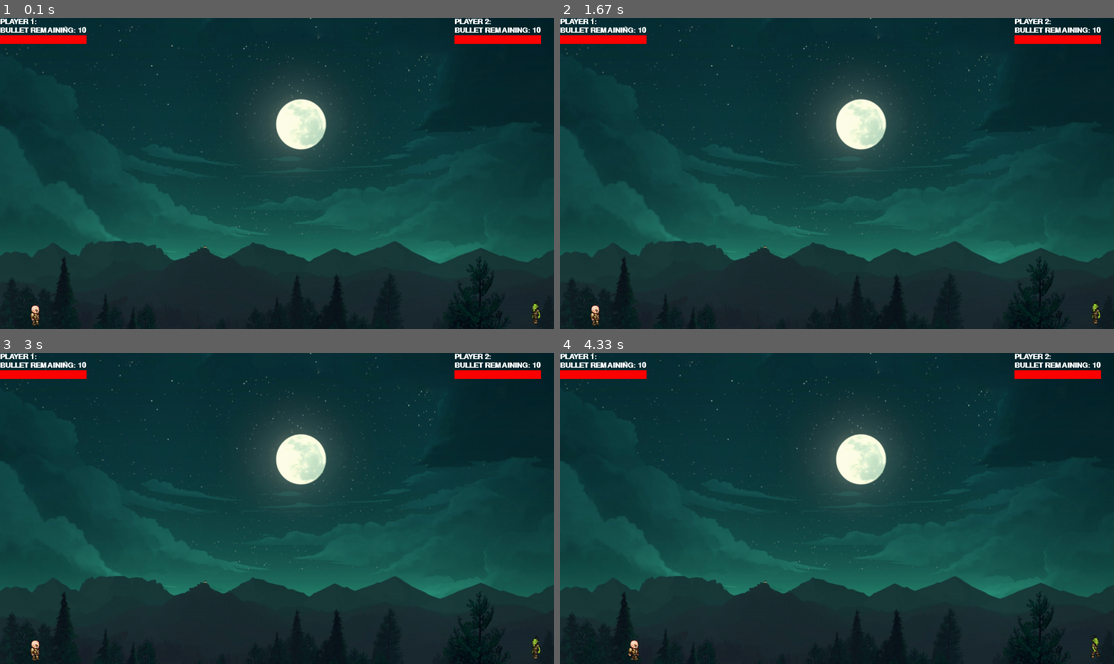
Above: before the commit, frames 1-4 (two rows, left to right).
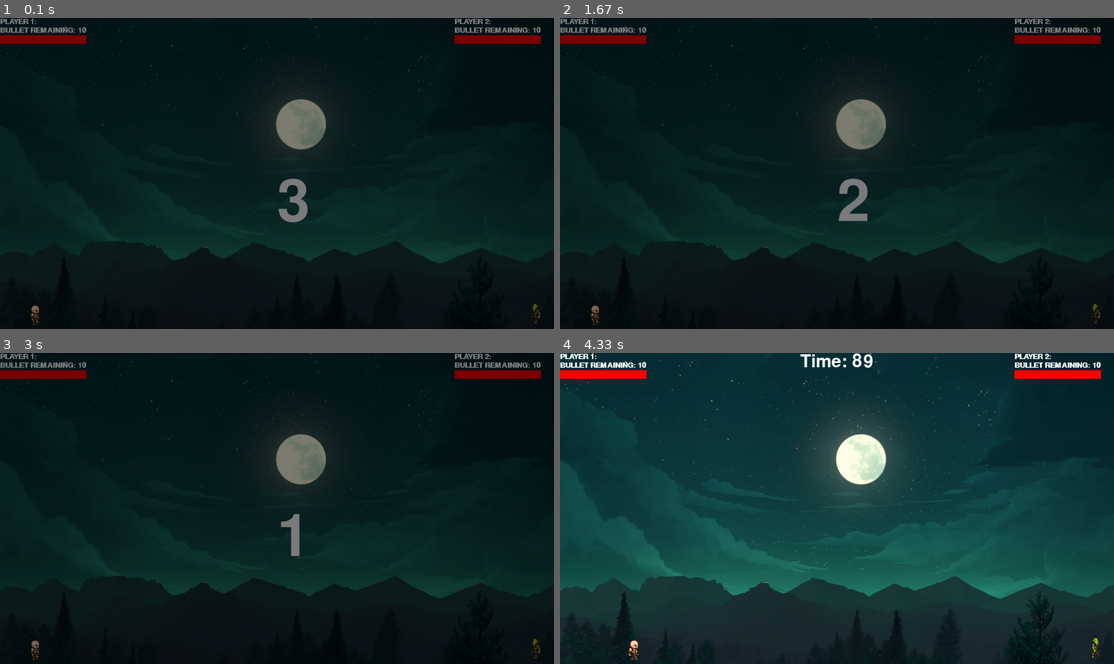
Above: after the commit, the same moments.

Repository: Ace5584/DragonBall-Combat-Game
Game: pygame game, started from Pygame/L1/main.py
Two runs of this game, one before a commit and one after it. Both use one fixed random seed, a clock stepped at 60 frames per second and the inputs below.
Inputs (mouse positions are in pixels of both pictures, inside the frame that each line leads up to):
- Up to frame 1 (0.1 s): no input
- Up to frame 2 (1.67 s): no input
- Up to frame 3 (3 s): no input
- Up to frame 4 (4.33 s): hold Up 3.4-3.87 s; move the mouse to (737, 620) at 3.43 s; hold Right from 3.9 s (still down); hold D from 3.9 s (still down); move the mouse to (764, 458) at 3.93 s

The runs differ from the first frame. In frame 1, 86% of the frame differs, in the area x 0-100%, y 0-100%; in frame 2, 86%; in frame 3, 86%; in frame 4, 0.3%.

Commit message:
Fixed bugs and set timer, timer location bug remains

Diff:
--- a/Pygame/L1/main.py
+++ b/Pygame/L1/main.py
@@ -11,6 +11,7 @@
 window = pygame.display.set_mode((screen_x, screen_y))  # Setting up window as screen
 pygame.display.set_caption("My Game")  # window name
 font = pygame.font.SysFont('comicsans', 45)
+space_font = pygame.font.SysFont('comicsans', 200)
 width = 120
 height = 60
 replay = buttons.button(screen_x / 2 - width / 2 - 80, screen_y / 2 - height / 2, width, height, (0, 255, 0), "Play Again")
@@ -23,6 +24,7 @@
 run = True
 game = True
 loop = True
+start = True
 
 p1 = player.Player(50, 650, 64, 64, False, (0, 0), f'PLAYER 1:')
 p2 = player.Player(1200, 650, 64, 64, True, (1050, 0), "PLAYER 2:")
@@ -32,7 +34,21 @@
 pygame.mixer.music.set_volume(0.5)
 pygame.mixer.music.play(-1)
 
+start_ticks = pygame.time.get_ticks()
+game_start_timer = int((pygame.time.get_ticks() - start_ticks) / 1000)
+original_time = 3
+
 while run:
+    while start:
+        if original_time - game_start_timer != 0:
+            redraw_window.redraw_window(window, p1, p2, screen_x, True, True)
+            game_start_timer = int((pygame.time.get_ticks() - start_ticks) / 1000)
+            start_countdown = space_font.render(str(original_time - int(game_start_timer)), 1, (255, 255, 255))
+            window.blit(start_countdown, (int(screen_x/2), int(screen_y/2)))
+            window.blit(dim_screen, (0, 0))
+            pygame.display.update()
+        else:
+            start = False
 
     while game:
         pygame.time.delay(30)
@@ -52,7 +68,7 @@
         p2.movement(False, p1, window, screen_x, screen_y)
         redraw_window.redraw_window(window, p1, p2, screen_x)
 
-    if p1.health < 0 or p2.health < 0:
+    if p1.die or p2.die:
         while loop:
             redraw_window.redraw_window(window, p1, p2, screen_x, True)
             window.blit(dim_screen, (0, 0))
@@ -60,10 +76,10 @@
             quit_game.draw(window)
             if p1.is_dead():
                 text = font.render('PLAYER ONE WON!', 1, (255, 255, 255))
-                window.blit(text, (screen_x / 2 - text.get_width() / 2, screen_y / 2 - text.get_height() / 2 - 80))
+                window.blit(text, (int(screen_x / 2 - text.get_width() / 2), int(screen_y / 2 - text.get_height() / 2 - 80)))
             elif p2.is_dead():
                 text = font.render('PLAYER TWO WON!', 1, (255, 255, 255))
-                window.blit(text, (screen_x / 2 - text.get_width() / 2, screen_y / 2 - text.get_height() / 2 - 80))
+                window.blit(text, (int(screen_x / 2 - text.get_width() / 2), int(screen_y / 2 - text.get_height() / 2 - 80)))
 
             pygame.display.update()
             for event in pygame.event.get():
@@ -95,13 +111,3 @@
 
 
 pygame.quit()
-
-# start_ticks = pygame.time.get_ticks()
-#
-# count_down_time = 90
-#
-# font = pygame.font.SysFont('comicsans', 60)
-# seconds = (pygame.time.get_ticks() - start_ticks) / 1000
-# text = font.render(f'Time: {seconds}', 1, (255, 255, 255))
-# window.blit(text, (320, 320))
-# print(seconds)
--- a/Pygame/L1/player.py
+++ b/Pygame/L1/player.py
@@ -70,6 +70,7 @@
         self.bullet_delay = 0  # Bullet Delay variable to prevent shooting spamming bullets
         self.bottom_health_bar = None
         self.die = False
+        self.time_remaining = 90
 
     def draw(self, win, character):
         if character == 1:
--- a/Pygame/L1/redraw_window.py
+++ b/Pygame/L1/redraw_window.py
@@ -3,10 +3,14 @@
 clock = pygame.time.Clock()  # clock
 bg = pygame.image.load('bg.jpg')  # Importing background image
 
+count_down_time = 90
+
+font = pygame.font.SysFont('comicsans', 60)
+
+start_ticks = None
 
 
-def redraw_window(window, player1, player2, screen_x,pause=False):
-
+def redraw_window(window, player1, player2, screen_x, pause=False, start_screen=False):
     clock.tick(60)
     window.blit(bg, (0, 0))
     window.blit(player1.player_information, player1.text_location)
@@ -22,11 +26,40 @@
     pygame.draw.rect(window, (255, 0, 0), player1.health_bar_location)
     pygame.draw.rect(window, (255, 0, 0), player2.health_bar_location)
     if not pause:
+        global start_ticks
+        if start_ticks is None:
+            start_ticks = pygame.time.get_ticks()
+        else:
+            None
+        seconds = (pygame.time.get_ticks() - start_ticks) / 1000
+        seconds = int(seconds)
+        text = font.render(f'Time: {count_down_time-seconds}', 1, (255, 255, 255))
+        window.blit(text, (screen_x / 2 - text.get_width() / 2, 0))
         player1.draw(window, 1)
         player2.draw(window, 2)
+        if count_down_time - seconds == 0:
+            if player1.health < player2.health:
+                player1.die = True
+            else:
+                player2.die = True
+
         pygame.display.update()
     else:
-        if player1.is_dead():
+        if start_screen:
             player1.freeze(window, 1)
+            player2.freeze(window, 2)
         else:
-            player2.freeze(window, 2)
+            if player1.is_dead():
+                player1.freeze(window, 1)
+            else:
+                player2.freeze(window, 2)
+
+# start_ticks = pygame.time.get_ticks()
+#
+# count_down_time = 90
+#
+# font = pygame.font.SysFont('comicsans', 60)
+# seconds = (pygame.time.get_ticks() - start_ticks) / 1000
+# text = font.render(f'Time: {seconds}', 1, (255, 255, 255))
+# window.blit(text, (320, 320))
+# print(seconds)
Binary file added: Pygame/L1/Big_Space.ttf
